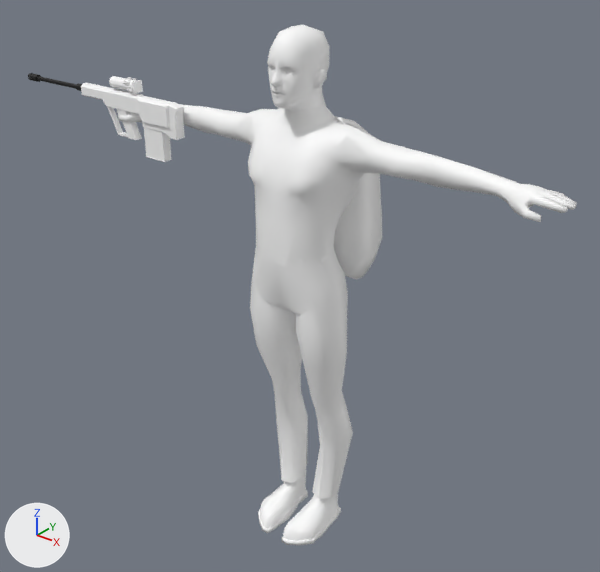
Before and after pictures for a commit that changed the COLLADA model objects3d/asset.DAE.
The view is the same before and after, from a 50 mm lens placed at (24.4, -30.3, 34.3), pointed at (-1.8, 2.4, 14.0). The lights are fixed; the arrows at lower left show +X, +Y and +Z. Where no turn or scale is listed for an object, it has been applied to the vertices.

Names of what the first picture shows: 'Gun', 'Head', 'LowArm1', 'LowArm2', 'LowLeg1', 'LowLeg2', 'Torso', 'UpArm1', 'UpArm2', 'UpLeg1', 'UpLeg2', 'backpack', 'center'.
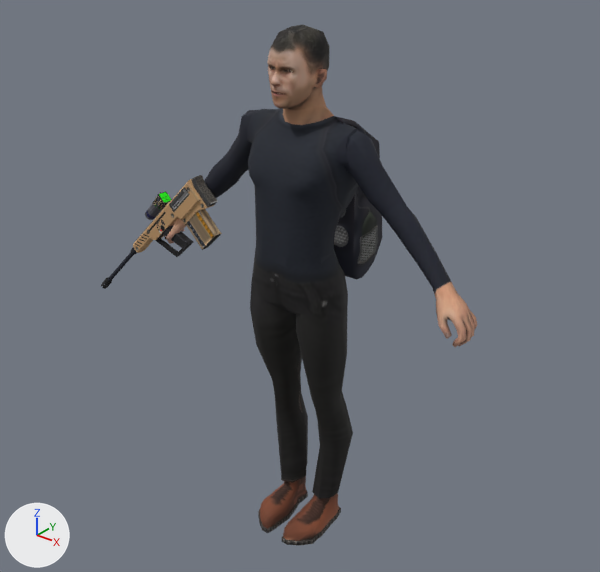
Changed parts and their boxes [x1, y1, x2, y2] in the pictures (600 x 572 px; the box of a moved part takes in the faces that stretch with it):
'Torso', surface changed, recoloured (white to black)
    both: [247, 105, 368, 259]
'Gun', surface changed, recoloured, turned
    before: [28, 73, 185, 162]
    after: [101, 175, 222, 289]
'LowArm2', surface changed, reshaped, recoloured, turned
    before: [430, 156, 577, 222]
    after: [394, 216, 477, 347]
'UpArm2', surface changed, recoloured, turned (white to black)
    before: [346, 128, 437, 187]
    after: [343, 131, 416, 231]
'UpLeg2', surface changed, recoloured (grey to black)
    both: [296, 292, 348, 415]
'center', surface changed, recoloured (grey to black)
    both: [251, 239, 348, 314]
'Head', surface changed, recoloured
    both: [267, 25, 330, 110]
'LowLeg2', surface changed, recoloured
    both: [282, 403, 353, 545]
'LowLeg1', surface changed, recoloured
    both: [258, 391, 308, 533]
'backpack', surface changed, recoloured (grey to black)
    both: [334, 116, 382, 280]
'UpLeg1', surface changed, recoloured (grey to black)
    both: [250, 283, 302, 396]
'UpArm1', surface changed, recoloured, turned
    before: [197, 107, 260, 145]
    after: [213, 110, 259, 185]
'LowArm1', surface changed, recoloured, turned
    before: [118, 104, 207, 133]
    after: [165, 168, 234, 244]
part 8 of me_lowarm2mesh, moved or reshaped
    before: [530, 189, 577, 213]
    after: [452, 309, 477, 347]

The change, as a diff of the scene's bpy script:
```diff
--- a/objects3d/asset.DAE.py
+++ b/objects3d/asset.DAE.py
@@ mat_02___default @@
 n0 = _N.new('ShaderNodeBsdfPrincipled'); n0.name = 'Principled BSDF'
+n0.inputs[2].default_value = 0.84  # 'Roughness'
 n1 = _N.new('ShaderNodeOutputMaterial'); n1.name = 'Material Output'
-n2 = _N.new('ShaderNodeVertexColor'); n2.name = 'Color Attribute'
-n2.layer_name = 'Col'
+n3 = _N.new('ShaderNodeTexImage'); n3.name = 'Image Texture'
+n3.image = img_asset_diffuse_png
 _L.new(n0.outputs[0], n1.inputs[0])  # 'BSDF' to 'Surface'
-_L.new(n2.outputs[0], n0.inputs[0])  # 'Color' to 'Base Color'
+_L.new(n3.outputs[0], n0.inputs[0])  # 'Color' to 'Base Color'
@@ me_centermesh @@
 me_centermesh.from_pydata(...)  # 109 vertices, 214 faces; spans x -4.01..4.01, y -3.02..3.02, z -3.04..3.04
 # used by ob_center; location = (0.05, 0.05, 16.13); rotation_euler = (-1.571, 0.0, 0.0), in degrees (-90, 0, 0); scale = (0.66, 0.66, 0.66)
+# me_centermesh part 1: vertex colours changed
 me_centermesh.materials.append(mat_02___default)
@@ me_upleg2mesh @@
 me_upleg2mesh.from_pydata(...)  # 60 vertices, 116 faces; spans x -1.32..1.32, y -1.59..1.59, z -7.21..0.93
+# me_upleg2mesh part 2: vertex colours changed
 me_upleg2mesh.materials.append(mat_02___default)
@@ me_lowleg2mesh @@
 me_lowleg2mesh.from_pydata(...)  # 153 vertices, 302 faces; spans x -1.08..1.08, y -2.99..1.45, z -8.2..0.31
+# me_lowleg2mesh part 3: vertex colours changed
 me_lowleg2mesh.materials.append(mat_02___default)
@@ me_upleg1mesh @@
 me_upleg1mesh.from_pydata(...)  # 60 vertices, 116 faces; spans x -1.32..1.32, y -1.64..1.64, z -6.89..1.28
+# me_upleg1mesh part 4: vertex colours changed
 me_upleg1mesh.materials.append(mat_02___default)
@@ me_lowleg1mesh @@
 me_lowleg1mesh.from_pydata(...)  # 158 vertices, 312 faces; spans x -1.08..1.08, y -2.99..1.51, z -8.09..0.51
+# me_lowleg1mesh part 5: vertex colours changed
 me_lowleg1mesh.materials.append(mat_02___default)
@@ me_torsomesh @@
 me_torsomesh.from_pydata(...)  # 242 vertices, 480 faces; spans x -4.88..4.88, y -10.44..0.43, z -3.01..3.01
 # used by ob_torso; parent = ob_center; location = (0.0, -3.098, -0.0357)
+# me_torsomesh part 6: vertex colours changed
 me_torsomesh.materials.append(mat_02___default)
@@ me_uparm2mesh @@
 # used by ob_uparm2; parent = ob_torso; location = (4.382, -7.83, 1.004)
-me_uparm2mesh.from_pydata(...)  # 66 vertices, 128 faces; spans x -0.53..7.05, y -1.3..1.94, z -1.58..1.58
+me_uparm2mesh.from_pydata(...)  # 66 vertices, 128 faces; spans x -0.76..7.06, y -1.3..1.94, z -1.58..1.58
+# me_uparm2mesh part 7: vertex colours changed
 me_uparm2mesh.materials.append(mat_02___default)
@@ me_lowarm2mesh @@
 # used by ob_lowarm2; parent = ob_uparm2; location = (6.613, 0.632, 0.261)
-me_lowarm2mesh.from_pydata(...)  # 148 vertices, 292 faces; spans x -0.84..9.61, y -1.11..1.11, z -2.17..1.1
+me_lowarm2mesh.from_pydata(...)  # 148 vertices, 292 faces; spans x -0.84..9.0, y -1.11..1.34, z -2.17..1.1
+# me_lowarm2mesh part 8: 60 of 148 vertices moved; they spanned x 7.68..9.61, y -0.43..0.27, z -1.84..0.28 and now span x 7.7..9.0, y -0.34..1.34, z -1.84..0.28; mean shift (-0.16, 0.44, 0.0); largest move (9.61, -0.13, -0.76) -> (8.98, 1.27, -0.76)
+# me_lowarm2mesh part 9: vertex colours changed
 me_lowarm2mesh.materials.append(mat_02___default)
@@ me_uparm1mesh @@
 # used by ob_uparm1; parent = ob_torso; location = (-4.641, -7.512, 1.041)
-me_uparm1mesh.from_pydata(...)  # 66 vertices, 128 faces; spans x -6.88..0.88, y -1.62..1.62, z -1.62..1.55
+me_uparm1mesh.from_pydata(...)  # 66 vertices, 128 faces; spans x -6.22..1.52, y -1.62..1.62, z -1.62..1.55
+# me_uparm1mesh part 10: vertex colours changed
 me_uparm1mesh.materials.append(mat_02___default)
@@ me_lowarm1mesh @@
 me_lowarm1mesh.from_pydata(...)  # 148 vertices, 292 faces; spans x -8.98..0.5, y -1.08..1.44, z -2.0..1.27
 # used by ob_lowarm1; parent = ob_uparm1; location = (-6.033, 0.289, 0.052)
+# me_lowarm1mesh part 11: vertex colours changed
 me_lowarm1mesh.materials.append(mat_02___default)
@@ me_gunmesh @@
 me_gunmesh.from_pydata(...)  # 1245 vertices, 2374 faces; spans x -13.2..6.8, y -3.2..3.2, z -0.6..0.6
 # used by ob_gun; parent = ob_lowarm1; location = (-7.981, 0.509, -1.469)
+# me_gunmesh part 12: vertex colours changed
 me_gunmesh.materials.append(mat_02___default)
@@ me_headmesh @@
 me_headmesh.from_pydata(...)  # 488 vertices, 898 faces; spans x -1.37..1.37, y -2.1..1.43, z -0.79..3.31
+# me_headmesh part 13: vertex colours changed
 me_headmesh.materials.append(mat_02___default)
@@ me_backpackmesh @@
 me_backpackmesh.from_pydata(...)  # 130 vertices, 256 faces; spans x -2.09..2.09, y -0.13..3.79, z -8.94..0.28
+# me_backpackmesh part 14: vertex colours changed
 me_backpackmesh.materials.append(mat_02___default)
@@ ob_uparm2 @@
 ob_uparm2.location = (4.382, -7.83, 1.004)
+ob_uparm2.rotation_euler = (0.0, 0.0, 0.785)  # degrees (0, 0, 45)
@@ ob_uparm1 @@
 ob_uparm1.location = (-4.641, -7.512, 1.041)
+ob_uparm1.rotation_euler = (0.0, 0.0, -0.785)  # degrees (0, 0, -45)
```
